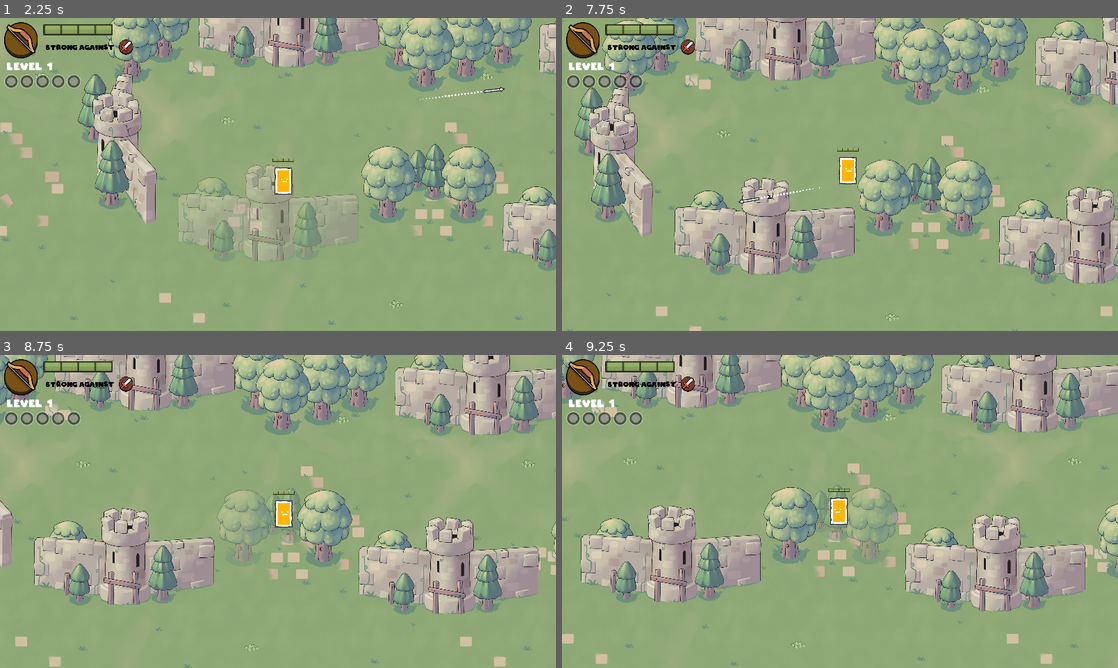
Above: before the commit, frames 1-4 (two rows, left to right).
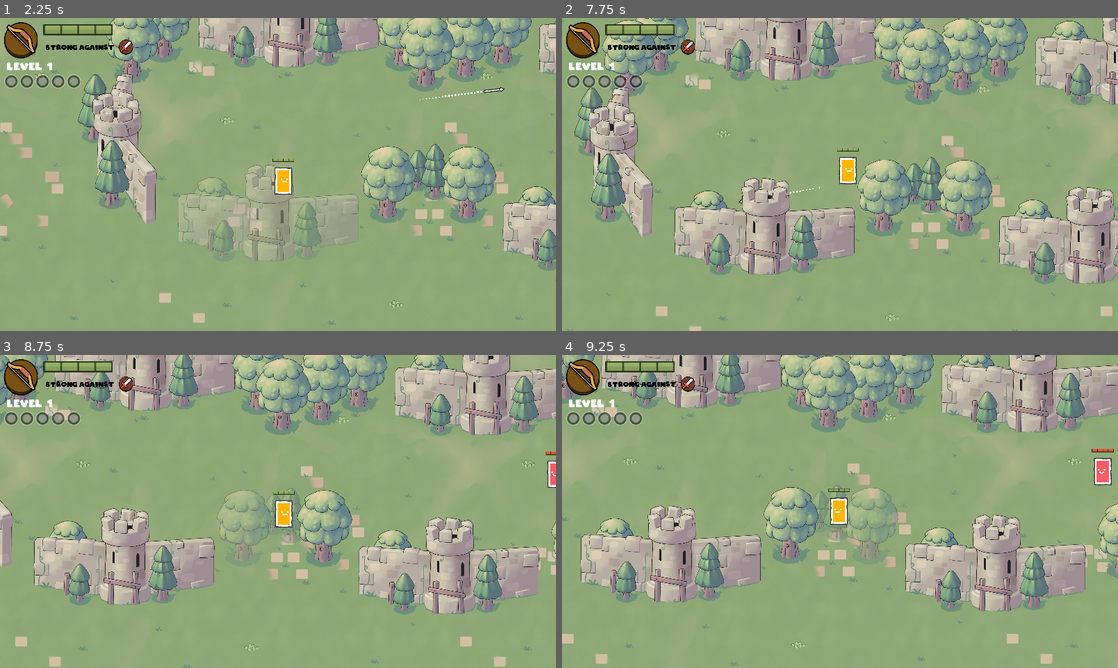
Above: after the commit, the same moments.

Repository: marcelo-souzaf/GTMK-Platypus
Game: Godot game, scene res://scenes/Game.tscn
The game is run twice, just before and just after one commit, with the same random seed, the same clock (stepped at 60 frames per second) and the same inputs.
Inputs (mouse positions are in pixels of both pictures, inside the frame that each line leads up to):
- Up to frame 1 (2.25 s): tap Enter at 0.5 s; move the mouse to (400, 158) at 0.52 s; hold D (move_right) 0.53-1.28 s; click (400, 158) at 0.6 s; move the mouse to (166, 190) at 1.27 s; hold S (move_down) 1.28-2.03 s; click (166, 190) at 1.35 s; move the mouse to (333, 105) at 2.02 s; hold D (move_right) from 2.03 s (still down); click (333, 105) at 2.1 s
- Up to frame 2 (7.75 s): move the mouse to (812, 237) at 2.77 s; release D (move_right) at 2.78 s; hold W (move_up) 2.78-3.53 s; click (812, 237) at 2.85 s; move the mouse to (1006, 221) at 3.52 s; hold A (move_left) 3.53-5.03 s; click (1006, 221) at 3.6 s; move the mouse to (673, 127) at 4.27 s; click (673, 127) at 4.35 s; move the mouse to (867, 174) at 5.02 s; hold S (move_down) 5.03-5.78 s; click (867, 174) at 5.1 s; move the mouse to (756, 96) at 5.77 s; hold D (move_right) 5.78-6.53 s; click (756, 96) at 5.85 s; move the mouse to (962, 158) at 6.52 s; hold W (move_up) 6.53-7.28 s; click (962, 158) at 6.6 s; move the mouse to (728, 190) at 7.27 s; hold D (move_right) from 7.28 s (still down); click (728, 190) at 7.35 s
- Up to frame 3 (8.75 s): move the mouse to (333, 442) at 8.02 s; release D (move_right) at 8.03 s; hold S (move_down) from 8.03 s (still down); click (333, 442) at 8.1 s
- Up to frame 4 (9.25 s): move the mouse to (812, 574) at 8.77 s; release S (move_down) at 8.78 s; hold A (move_left) from 8.78 s (still down); click (812, 574) at 8.85 s

Frame 1 is identical in both runs. In frame 2, less than 0.1% of the frame differs, in the area x 32-41%, y 55-60%; in frame 3, 0.2%; in frame 4, 0.3%, in the area x 95-100%, y 30-42%.

Commit message:
Adding back my enemies

Diff:
--- a/resources/main_theme.tres
+++ b/resources/main_theme.tres
@@ -1,11 +1,10 @@
 [gd_resource type="Theme" load_steps=7 format=2]
 
-[sub_resource type="DynamicFontData" id=4]
-font_path = "res://assets/fonts/ARCO.otf"
+[ext_resource path="res://assets/fonts/ARCO.otf" type="DynamicFontData" id=1]
 
 [sub_resource type="DynamicFont" id=3]
 size = 27
-font_data = SubResource( 4 )
+font_data = ExtResource( 1 )
 
 [sub_resource type="StyleBoxEmpty" id=5]
 
--- a/scenes/Game.tscn
+++ b/scenes/Game.tscn
@@ -1,6 +1,7 @@
-[gd_scene load_steps=29 format=2]
+[gd_scene load_steps=30 format=2]
 
 [ext_resource path="res://scenes/Player.tscn" type="PackedScene" id=1]
+[ext_resource path="res://scenes/Enemy.tscn" type="PackedScene" id=2]
 [ext_resource path="res://scenes/Spawner.tscn" type="PackedScene" id=3]
 [ext_resource path="res://assets/bg_tile.png" type="Texture" id=4]
 [ext_resource path="res://scripts/scenario.gd" type="Script" id=5]
@@ -109,7 +110,7 @@
 texture = ExtResource( 4 )
 stretch_mode = 2
 
-[node name="Spawners" type="Node" parent="."]
+[node name="Spawners" type="Node2D" parent="."]
 
 [node name="Spawner" parent="Spawners" instance=ExtResource( 3 )]
 position = Vector2( 2330, 1814 )
@@ -134,7 +135,7 @@
 min_player_distance = 1200
 class_names = PoolStringArray( "Archer" )
 
-[node name="Attacks" type="Node" parent="."]
+[node name="Attacks" type="Node2D" parent="."]
 
 [node name="YSort" type="YSort" parent="."]
 
@@ -144,6 +145,20 @@
 class_ = 1
 
 [node name="Enemies" type="YSort" parent="."]
+
+[node name="Enemy" parent="Enemies" instance=ExtResource( 2 )]
+position = Vector2( -1797, -2134 )
+
+[node name="Enemy2" parent="Enemies" instance=ExtResource( 2 )]
+position = Vector2( -280, -1858 )
+class_ = 1
+
+[node name="Enemy3" parent="Enemies" instance=ExtResource( 2 )]
+position = Vector2( -894, -1587 )
+class_ = 2
+
+[node name="Enemy4" parent="Enemies" instance=ExtResource( 2 )]
+position = Vector2( 293, -1494 )
 
 [node name="World" type="YSort" parent="."]
 
--- a/scenes/menu.tscn
+++ b/scenes/menu.tscn
@@ -196,14 +196,14 @@
 }
 
 [node name="PlayButton" type="Button" parent="VBoxContainer"]
-margin_right = 102.0
-margin_bottom = 22.0
+margin_right = 126.0
+margin_bottom = 49.0
 text = "Play"
 
 [node name="AboutButton" type="Button" parent="VBoxContainer"]
-margin_top = 26.0
-margin_right = 102.0
-margin_bottom = 48.0
+margin_top = 53.0
+margin_right = 126.0
+margin_bottom = 102.0
 text = "About"
 
 [node name="ColorRect" type="ColorRect" parent="."]
